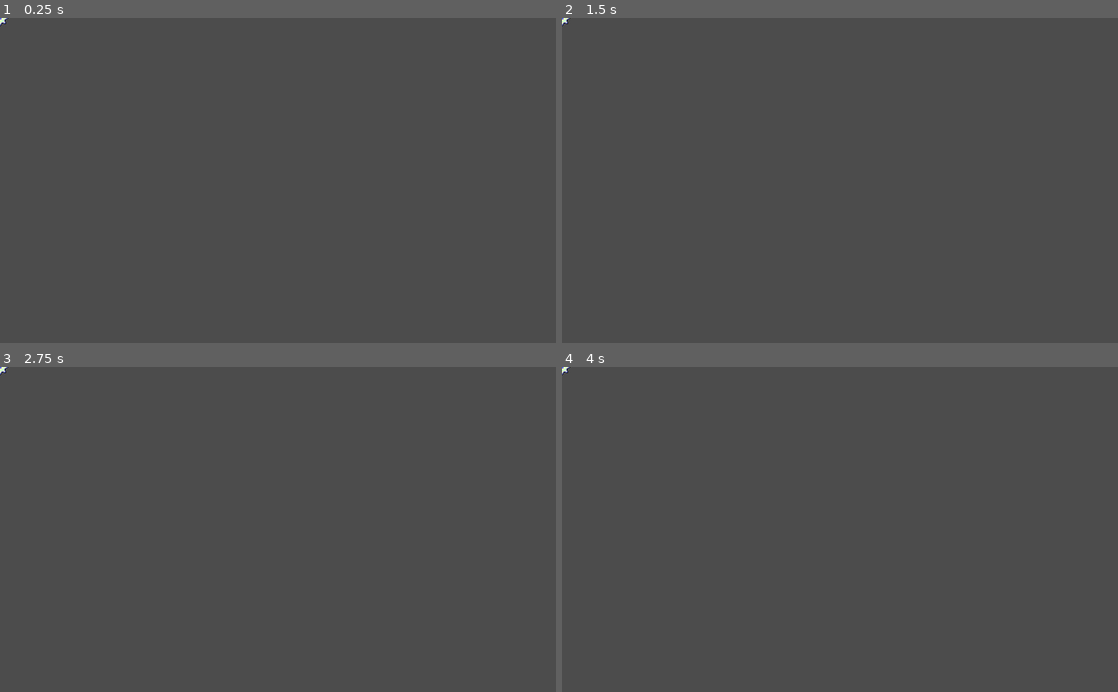
Above: before the commit, frames 1-4 (two rows, left to right).
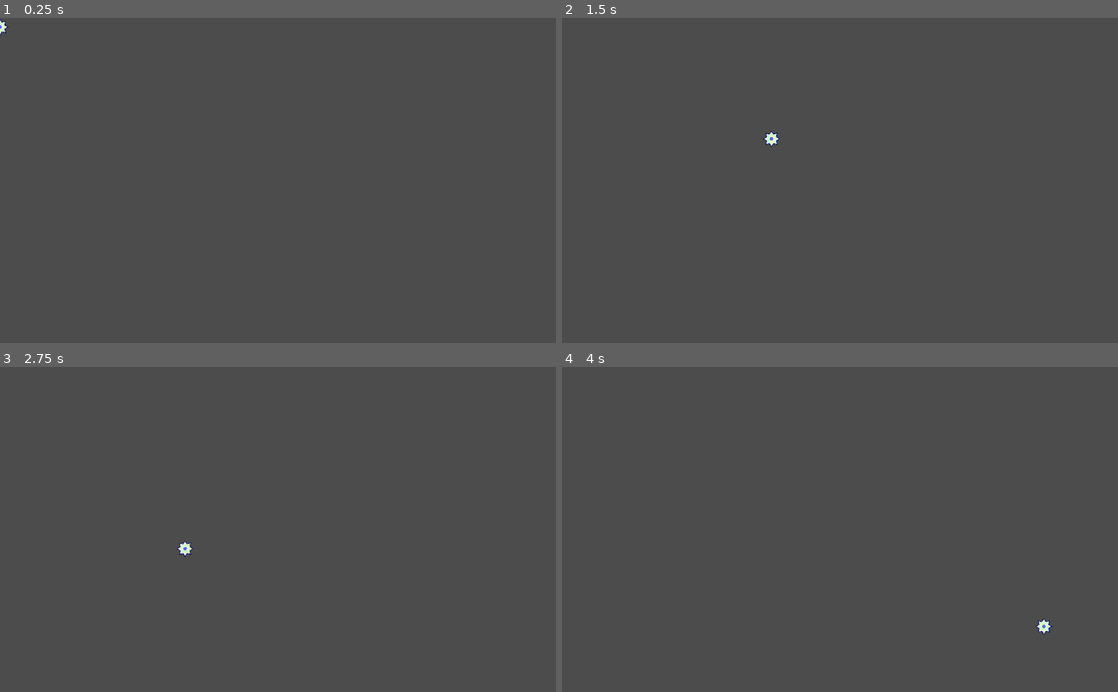
Above: after the commit, the same moments.

Repository: CilantroMalik/GameCreatorsClub
Game: Godot game, scene res://scenes/player.tscn
Same seed, same stepped clock (60 frames per second), same inputs: the game is played once before the commit and once after it. The project has no main scene, so this scene is started directly.
Inputs:
- Up to frame 1 (0.25 s): no input
- Up to frame 2 (1.5 s): tap Enter at 0.5 s; hold Right (right) from 0.53 s (still down); tap Shift (shift) at 0.6 s; tap Space (space) at 0.8, 1.35 s
- Up to frame 3 (2.75 s): tap Shift (shift) at 1.55, 2.1 s; release Right (right) at 2.03 s; hold Left (left) from 2.03 s (still down); tap Space (space) at 2.3 s
- Up to frame 4 (4 s): release Left (left) at 2.78 s; hold Right (right) from 2.78 s (still down); tap Space (space) at 2.85, 3.8 s; tap Shift (shift) at 3.05, 3.6 s

The runs differ from the first frame. In frame 1, less than 0.1% of the frame differs, in the area x 0-2%, y 0-6%; in frame 2, 0.1%, in the area x 0-40%, y 0-40%; in frame 3, 0.1%; in frame 4, 0.1%.
Error before the commit: Parse Error: Indented block expected after declaration of "_physics_process" function. (res://scripts/player.gd:7)

Commit message:
Update player code

Diff:
--- a/GodotProject/project.godot
+++ b/GodotProject/project.godot
@@ -11,6 +11,7 @@
 [application]
 
 config/name="Godot-TestSandbox"
+run/main_scene="res://scenes/scene.tscn"
 config/icon="res://icon.png"
 
 [input]
--- a/GodotProject/scenes/scene.tscn
+++ /dev/null
@@ -1,3 +0,0 @@
-[gd_scene format=2]
-
-[node name="scene" type="Node2D"]
--- a/GodotProject/scripts/player.gd
+++ b/GodotProject/scripts/player.gd
@@ -1,5 +1,38 @@
 extends KinematicBody2D
 
-var vel: Vector2 = Vector2()
+var velocity = Vector2(0, 0)
+export var speed = Vector2(300.0, 100.0)
+export var gravity = 500.0
+export var dashSpeed = 850.0
+export var vertDashSpeed = 1000.0
+
+var dashing = -1
+var dashDirection = ""
 
 func _physics_process(delta):
+	if Input.is_action_just_pressed("shift") and dashing == -1:
+		dashing = 10
+		if Input.get_action_strength("right") == Input.get_action_strength("left"):
+			dashing = -1
+		elif Input.get_action_strength("right") > Input.get_action_strength("left"):
+			dashDirection = "right"
+		else:
+			dashDirection = "left"
+
+	if is_on_floor():
+		velocity.y = 0
+	var direction = Vector2(Input.get_action_strength("right")-Input.get_action_strength("left"), -1.0 if Input.is_action_just_pressed("space") and is_on_floor() else 1.0)
+	velocity.x = speed.x * direction.x
+	velocity.y += gravity * delta
+	if direction.y == -1.0:
+		velocity.y = speed.y * direction.y
+
+	if dashing >= 0:
+		if dashDirection == "left":
+			velocity.x = -dashSpeed
+			velocity.y = 0
+		if dashDirection == "right":
+			velocity.x = dashSpeed
+			velocity.y = 0
+		dashing -= 1
+	move_and_slide(velocity, Vector2.UP)
